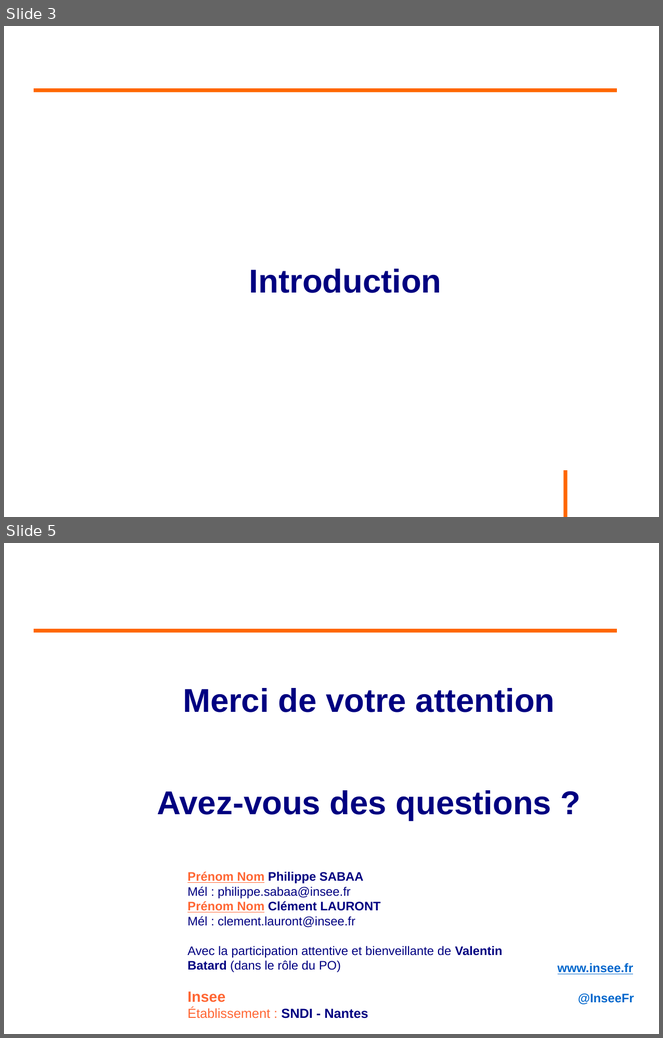
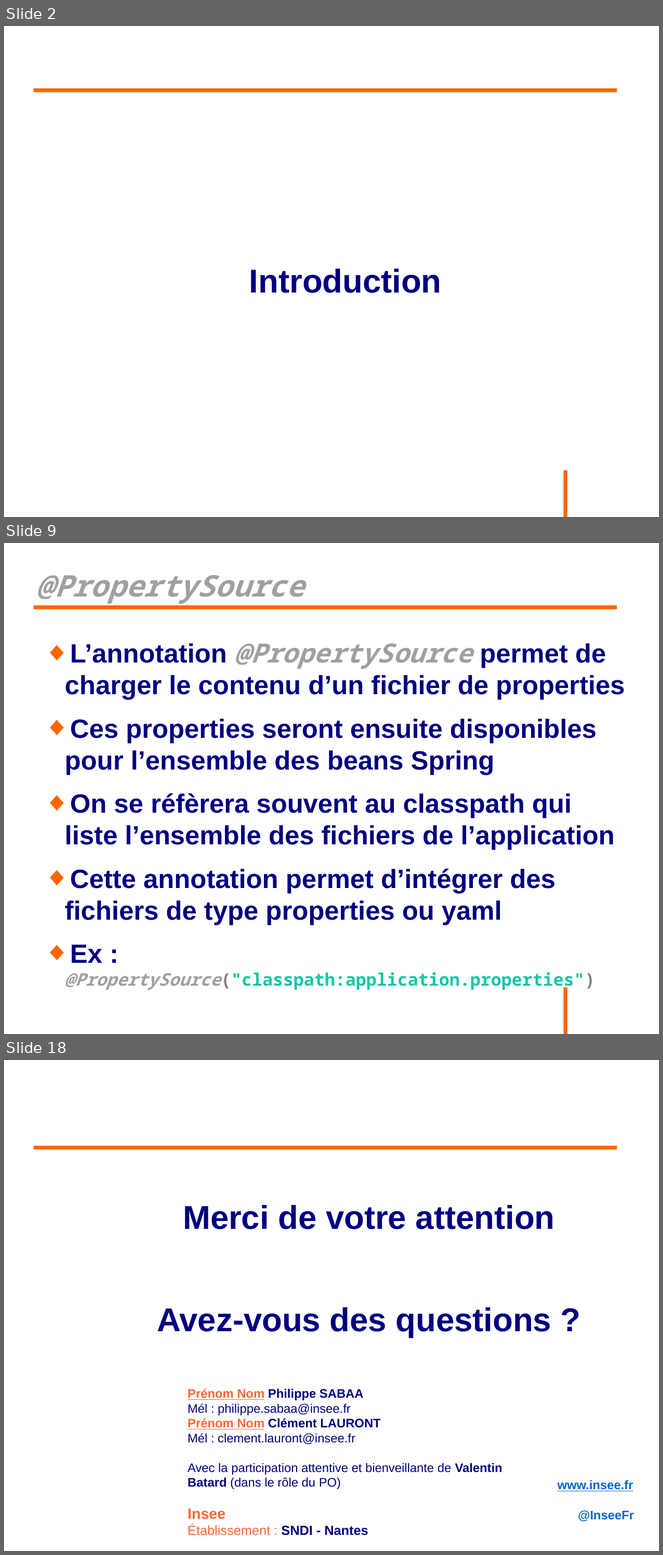
Before and after one commit to philphils/formation-spring, a slide deck: Documentation/diapo_formation_spring_property.odp. Shown one above the other, each under a label of ours: slides 3 and 5 before the commit, slides 2, 9 and 18 after it; the slides between them are not shown. The pictures are 663x1038 and 663x1555 pixels, drawn with LibreOffice and Linux fonts; fonts in the diff are those of the drawing; background and template pictures are left out. Boxes give left, top, right and bottom in pixels: in the first picture for what was removed or moved away, otherwise in the second. Text is boxed around its words. In the diff, an @@ line names an element or a change of style, - is before the commit and + after.

Commit message:
Fin diapo property

```diff
--- a/Documentation/diapo_formation_spring_property.odp
+++ b/Documentation/diapo_formation_spring_property.odp
@@ slide 9 added at (4, 543, 659, 1034), background #FFFFFF; not listed: 1 template element that a slide beside it also shows @@
@@ title added at (37, 575, 304, 604), 36 pt, text #A0A0A0, bold, italic @@
+@PropertySource
@@ line added from (34, 607) to (618, 607), #FF6600 4.54 pt @@
@@ text added at (65, 643, 625, 963), 32 pt, text #000080, bold @@
+◆ L’annotation @PropertySource permet de charger le contenu d’un fichier de properties
+◆ Ces properties seront ensuite disponibles pour l’ensemble des beans Spring
+◆ On se réfèrera souvent au classpath qui liste l’ensemble des fichiers de l’application
+◆ Cette annotation permet d’intégrer des fichiers de type properties ou yaml
+◆ Ex : @PropertySource("classpath:application.properties")
@@ what was slide 3 is now slide 2 @@
@@ what was slide 5 is now slide 18 @@
```
Also in this commit, not shown: 1 slide changed, 14 other slides added, 2 slides removed.
